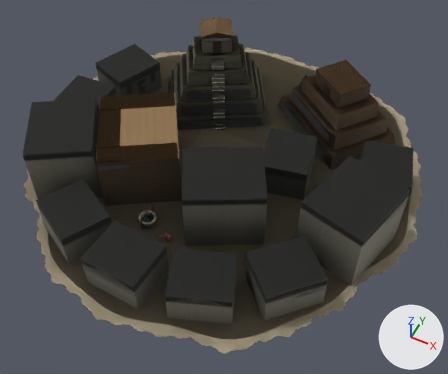
An edit to the glTF model src/assets/map/towns/classical-town-medium-a-americas.glb, drawn before and after from the same camera.
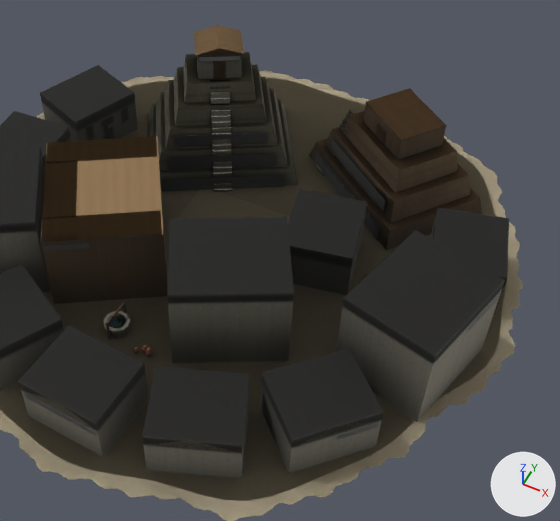
The first picture shows the older version from a 50 mm lens placed at (2.87, -5.68, 6.61), pointed at (0.31, -0.56, 0.21). The close-ups show the older and then the newer version on the part from 15% to 100% of the width and 0% to 94% of the height of that picture. Only the edits that show in the close-ups are written down. Arrows for +X, +Y and +Z are at lower right; the lights stay in place. Where no turn or scale is listed for an object, it has been applied to the vertices. Vertices at exactly the same position are counted once.
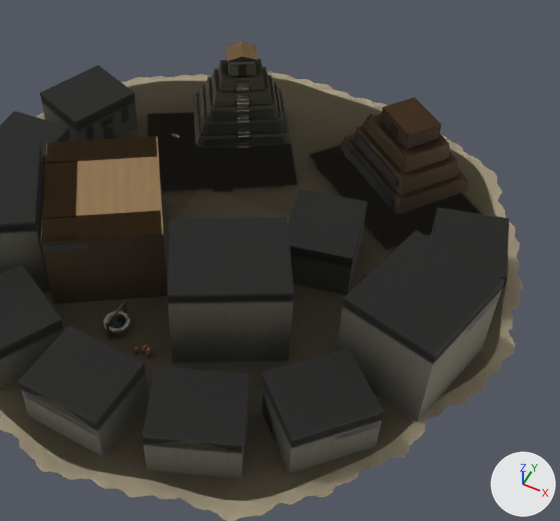
Changed parts and their boxes (x1, y1, x2, y2) in the close-ups (560 x 521 px; the box of a moved part takes in the faces that stretch with it):
'Mesh_2', reshaped
    before: (0, 52, 510, 479)
    after: (0, 59, 510, 479)
'Mesh_0', reshaped
    before: (0, 25, 523, 521)
    after: (0, 42, 523, 521)
part 1 of me_mesh_0, moved or reshaped
    before: (214, 61, 225, 79)
    after: (239, 64, 246, 76)
part 2 of me_mesh_0, moved or reshaped
    before: (194, 25, 244, 55)
    after: (226, 42, 258, 61)
part 3 of me_mesh_0, moved or reshaped
    before: (210, 79, 233, 192)
    after: (236, 76, 250, 148)
part 4 of me_mesh_0, moved or reshaped
    before: (309, 138, 482, 250)
    after: (339, 134, 468, 215)
part 5 of me_mesh_0, moved or reshaped
    before: (325, 127, 470, 223)
    after: (352, 126, 459, 196)
part 6 of me_mesh_0, moved or reshaped
    before: (343, 111, 457, 193)
    after: (365, 114, 450, 173)
part 7 of me_mesh_0, moved or reshaped
    before: (363, 88, 446, 160)
    after: (383, 97, 441, 135)
part 8 of me_mesh_0, moved or reshaped
    before: (376, 123, 386, 145)
    after: (390, 123, 398, 138)
part 9 of me_mesh_0, moved or reshaped
    before: (161, 56, 386, 240)
    after: (171, 61, 397, 208)
part 10 of me_mesh_1, moved or reshaped (not visible before)
    after: (384, 109, 441, 149)
part 11 of me_mesh_1, moved or reshaped
    before: (323, 138, 385, 230)
    after: (350, 134, 397, 200)
part 12 of me_mesh_2, moved or reshaped
    before: (148, 99, 297, 191)
    after: (193, 89, 291, 147)
part 13 of me_mesh_2, moved or reshaped
    before: (155, 88, 288, 172)
    after: (198, 82, 286, 136)
part 14 of me_mesh_2, moved or reshaped
    before: (164, 76, 278, 149)
    after: (205, 74, 279, 121)
part 15 of me_mesh_2, moved or reshaped
    before: (173, 65, 267, 126)
    after: (211, 67, 272, 106)
part 16 of me_mesh_2, moved or reshaped
    before: (183, 52, 256, 103)
    after: (218, 59, 265, 91)
part 17 of me_mesh_2, moved or reshaped
    before: (197, 54, 242, 79)
    after: (227, 60, 257, 76)
part 18 of me_mesh_2, moved or reshaped (not visible before)
    after: (381, 108, 437, 149)
part 19 of me_mesh_2, moved or reshaped
    before: (231, 139, 382, 210)
    after: (249, 121, 395, 187)

What changed in the scene script:
```text
Change me_mesh_0:
    remove me_mesh_0.from_pydata(...)  # 2962 vertices, 4900 faces; spans x 0.0..5.94, y -5.94..0.0, z 0.0..1.45
    add me_mesh_0.from_pydata(...)  # 2962 vertices, 4900 faces; spans x 0.0..5.94, y -5.94..0.0, z 0.0..0.98
    me_mesh_0 part 1: the loose piece of 8 vertices spanning x 2.3..2.39, y -1.87..-1.81, z 1.09..1.32 is scaled about its middle by 0.675, then moved by (-0.03, 0.59, -0.39)
    me_mesh_0 part 2: the loose piece of 6 vertices spanning x 1.95..2.56, y -1.97..-1.38, z 1.38..1.45 is scaled about its middle by 0.675, then moved by (0.0, 0.53, -0.46)
    me_mesh_0 part 3: the loose piece of 84 vertices spanning x 2.27..2.69, y -2.33..-1.81, z 0.0..1.09 is scaled about its middle by 0.675, then moved by (-0.07, 0.66, -0.18)
    me_mesh_0 part 4: the loose piece of 8 vertices spanning x 3.17..5.15, y -2.33..-0.43, z 0.0..0.24 is scaled about its middle by 0.758, then moved by (0.0, 0.29, -0.03)
    me_mesh_0 part 5: the loose piece of 8 vertices spanning x 3.35..4.97, y -2.15..-0.6, z 0.24..0.48 is scaled about its middle by 0.758, then moved by (0.0, 0.29, -0.09)
    me_mesh_0 part 6: the loose piece of 8 vertices spanning x 3.53..4.78, y -1.98..-0.78, z 0.48..0.72 is scaled about its middle by 0.758, then moved by (0.0, 0.29, -0.15)
    me_mesh_0 part 7: the loose piece of 8 vertices spanning x 3.74..4.57, y -1.78..-0.97, z 0.72..0.97 is scaled about its middle by 0.758, then moved by (0.0, 0.29, -0.2)
    me_mesh_0 part 8: the loose piece of 8 vertices spanning x 3.94..4.06, y -1.63..-1.53, z 0.72..0.88 is scaled about its middle by 0.759, then moved by (0.04, 0.34, -0.19)
    me_mesh_0 part 9: 252 of 2962 vertices moved; they spanned x 1.39..4.3, y -2.59..-1.2, z 0.0..1.35 and now span x 1.67..4.27, y -1.76..-0.95, z 0.0..0.91; mean shift (0.12, 0.56, -0.06); largest move (1.43, -2.59, 0.07) -> (1.7, -1.76, 0.05)
    other edits to the shape of me_mesh_0 do not show in these pictures
Change me_mesh_1:
    remove me_mesh_1.from_pydata(...)  # 2002 vertices, 2687 faces; spans x 0.0..5.94, y -5.94..0.0, z 0.0..1.45
    add me_mesh_1.from_pydata(...)  # 2002 vertices, 2687 faces; spans x 0.0..5.94, y -5.94..0.0, z 0.0..0.98
    me_mesh_1 part 10: the loose piece of 8 vertices spanning x 3.74..4.57, y -1.78..-0.97, z 0.72..0.97 is scaled about its middle by 0.758, then moved by (0.0, 0.29, -0.2)
    me_mesh_1 part 11: 182 of 2002 vertices moved; they spanned x 2.03..4.3, y -2.57..-1.43, z 0.03..1.32 and now span x 2.1..4.27, y -1.75..-1.13, z 0.02..0.89; mean shift (0.05, 0.45, -0.07); largest move (2.03, -2.57, 0.19) -> (2.1, -1.75, 0.13)
    other edits to the shape of me_mesh_1 do not show in these pictures
Change me_mesh_2:
    remove me_mesh_2.from_pydata(...)  # 514 vertices, 626 faces; spans x 0.0..5.94, y -5.94..0.0, z 0.0..1.45
    add me_mesh_2.from_pydata(...)  # 514 vertices, 626 faces; spans x 0.0..5.94, y -5.94..0.0, z 0.0..0.98
    me_mesh_2 part 12: the loose piece of 8 vertices spanning x 1.23..3.28, y -2.64..-0.71, z 0.0..0.22 is scaled about its middle by 0.675, then moved by (0.0, 0.53, -0.04)
    me_mesh_2 part 13: the loose piece of 8 vertices spanning x 1.38..3.13, y -2.51..-0.85, z 0.22..0.44 is scaled about its middle by 0.675, then moved by (0.0, 0.53, -0.11)
    me_mesh_2 part 14: the loose piece of 8 vertices spanning x 1.52..2.99, y -2.37..-0.98, z 0.44..0.65 is scaled about its middle by 0.675, then moved by (0.0, 0.53, -0.18)
    me_mesh_2 part 15: the loose piece of 8 vertices spanning x 1.66..2.85, y -2.23..-1.12, z 0.65..0.87 is scaled about its middle by 0.675, then moved by (0.0, 0.53, -0.25)
    me_mesh_2 part 16: the loose piece of 8 vertices spanning x 1.8..2.71, y -2.1..-1.25, z 0.87..1.09 is scaled about its middle by 0.675, then moved by (0.0, 0.53, -0.32)
    me_mesh_2 part 17: the loose piece of 8 vertices spanning x 1.97..2.53, y -1.94..-1.41, z 1.09..1.38 is scaled about its middle by 0.675, then moved by (0.0, 0.53, -0.4)
    me_mesh_2 part 18: the loose piece of 8 vertices spanning x 3.74..4.57, y -1.78..-0.97, z 0.72..0.97 is scaled about its middle by 0.758, then moved by (0.0, 0.29, -0.2)
    me_mesh_2 part 19: 112 of 514 vertices moved; they spanned x 2.27..4.3, y -2.33..-1.43, z 0.0..1.09 and now span x 2.27..4.27, y -1.74..-1.13, z 0.0..0.74; mean shift (0.03, 0.48, -0.09); largest move (2.44, -2.2, 0.37) -> (2.34, -1.42, 0.45)
    other edits to the shape of me_mesh_2 do not show in these pictures
```
